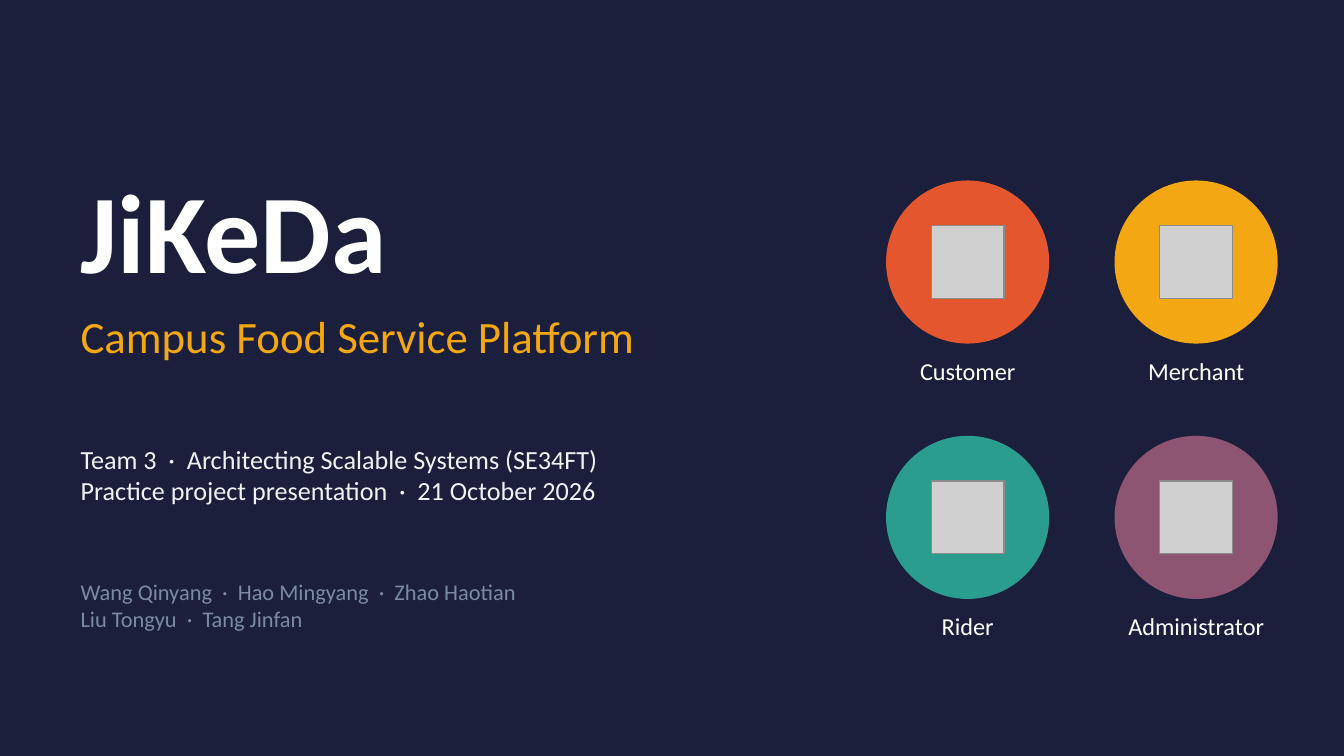
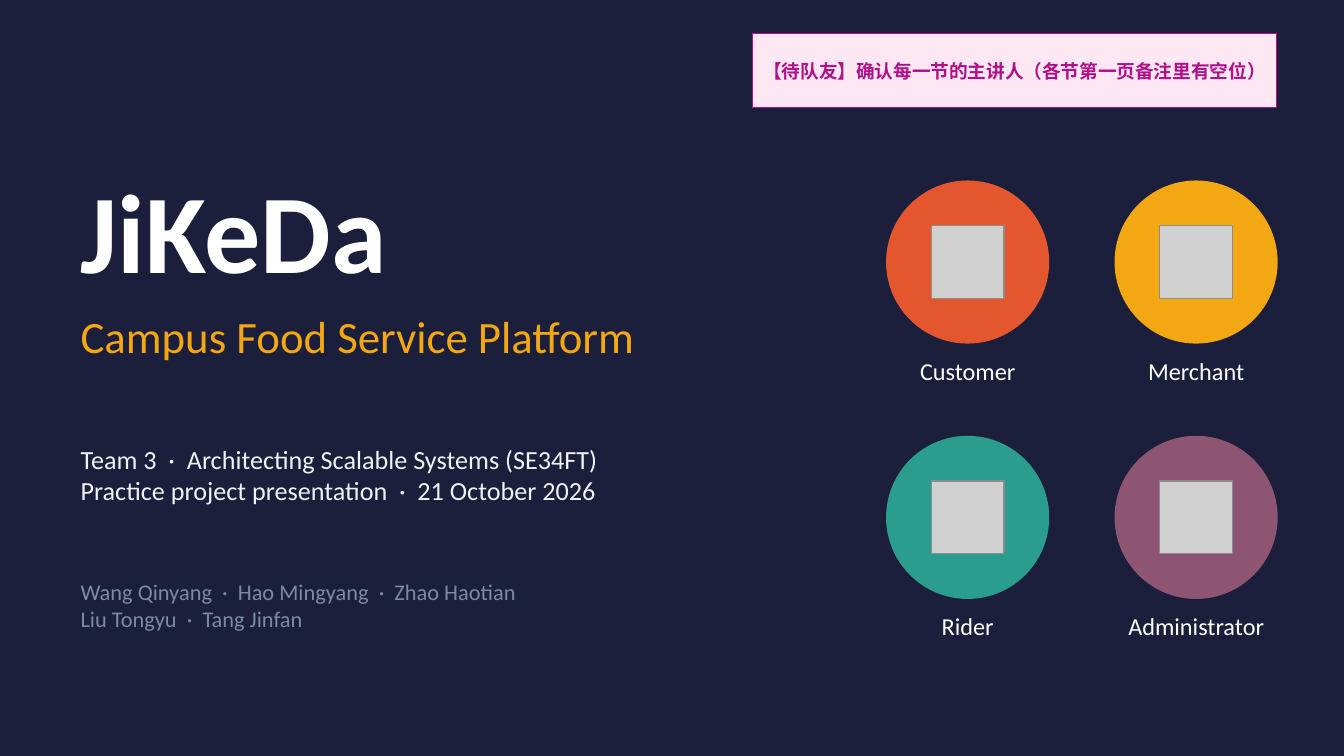
Before and after one commit to Friedriceee/5001, a slide deck: slide 1 of docs/presentation/JiKeDa_Team3_Presentation.pptx. Drawn at 1344x756 pixels with LibreOffice and Linux fonts; fonts in the diff are those of the drawing; grey boxes stand for pictures. Boxes give left, top, right and bottom in pixels: in the first picture for what was removed or moved away, otherwise in the second. Text is boxed around its words. In the diff, an @@ line names an element or a change of style, - is before the commit and + after.

```diff
--- a/docs/presentation/JiKeDa_Team3_Presentation.pptx
+++ b/docs/presentation/JiKeDa_Team3_Presentation.pptx
@@ rectangle added at bbox=[753, 34, 1277, 108], fill #FCE7F3, outline #B0108A 0.75 pt, 10 pt, text #B0108A, bold @@
+【待队友】确认每一节的主讲人（各节第一页备注里有空位）
```
Also in this commit, not shown: 8 other slides changed, 2 slides added.
